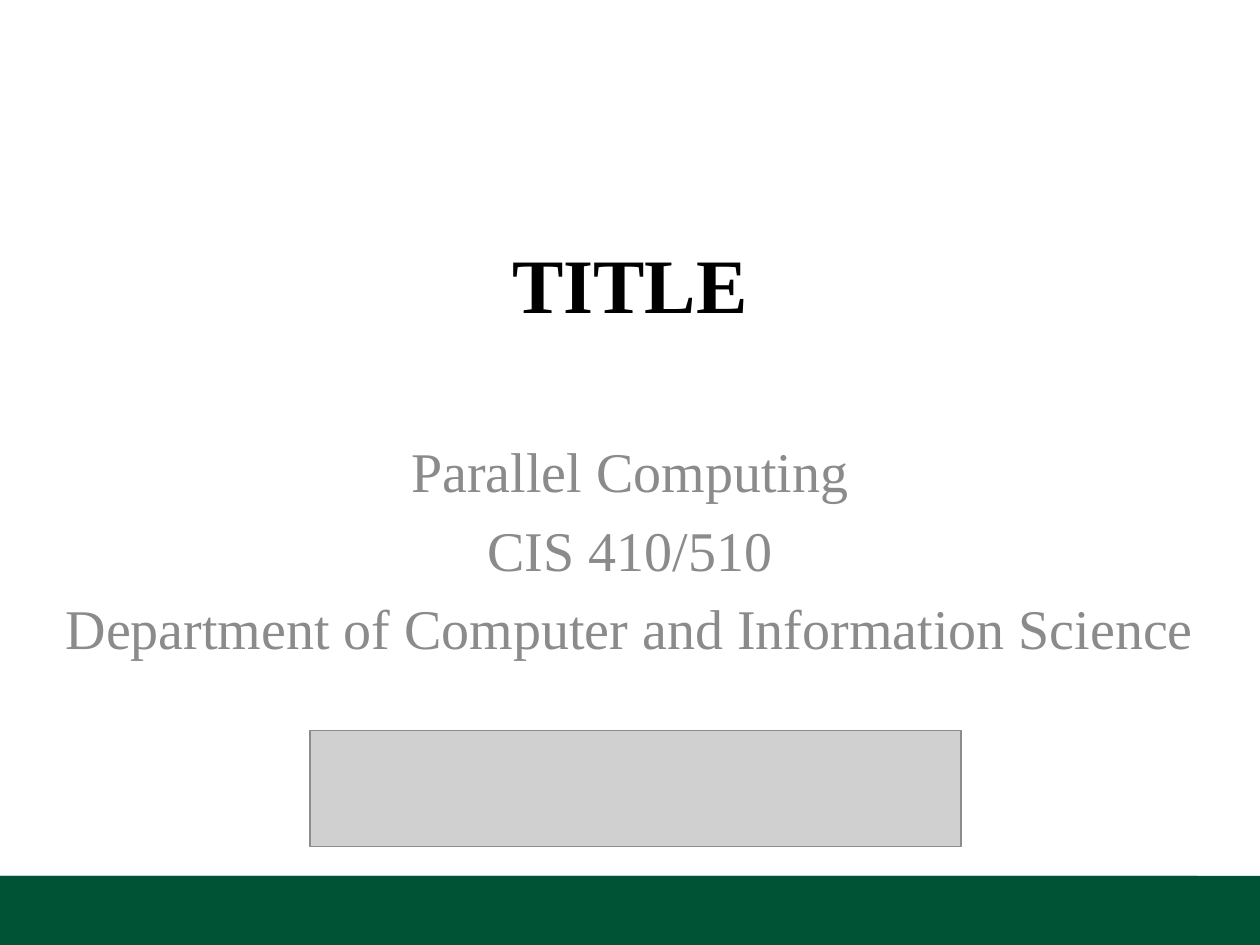
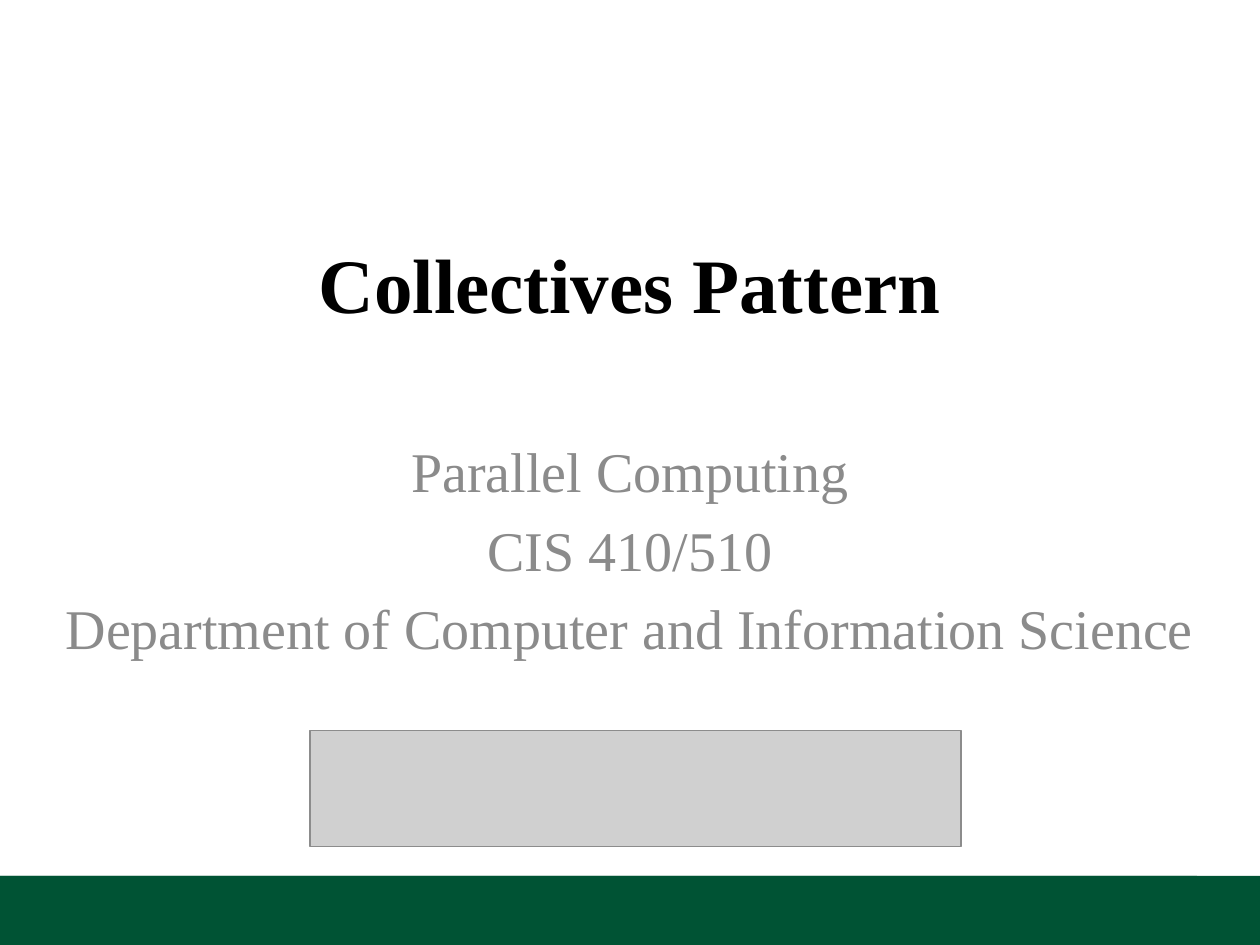
Before and after one commit to UOregonParallel/CourseMaterials, a slide deck: slide 1 of lecture_content/classSlides/2_collectivesPattern/collectivesPattern.pptx. Drawn at 1260x945 pixels with LibreOffice and Linux fonts; fonts in the diff are those of the drawing; grey boxes stand for pictures; background and template pictures are left out. Boxes give left, top, right and bottom in pixels: in the first picture for what was removed or moved away, otherwise in the second. Text is boxed around its words. In the diff, an @@ line names an element or a change of style, - is before the commit and + after.

```diff
--- a/lecture_content/classSlides/2_collectivesPattern/collectivesPattern.pptx
+++ b/lecture_content/classSlides/2_collectivesPattern/collectivesPattern.pptx
@@ title at bbox=[319, 259, 940, 314]: text changed @@
-TITLE
+Collectives Pattern
```
Also in this commit, not shown: 1 other slide changed, 1 slide added, 5 other files.
